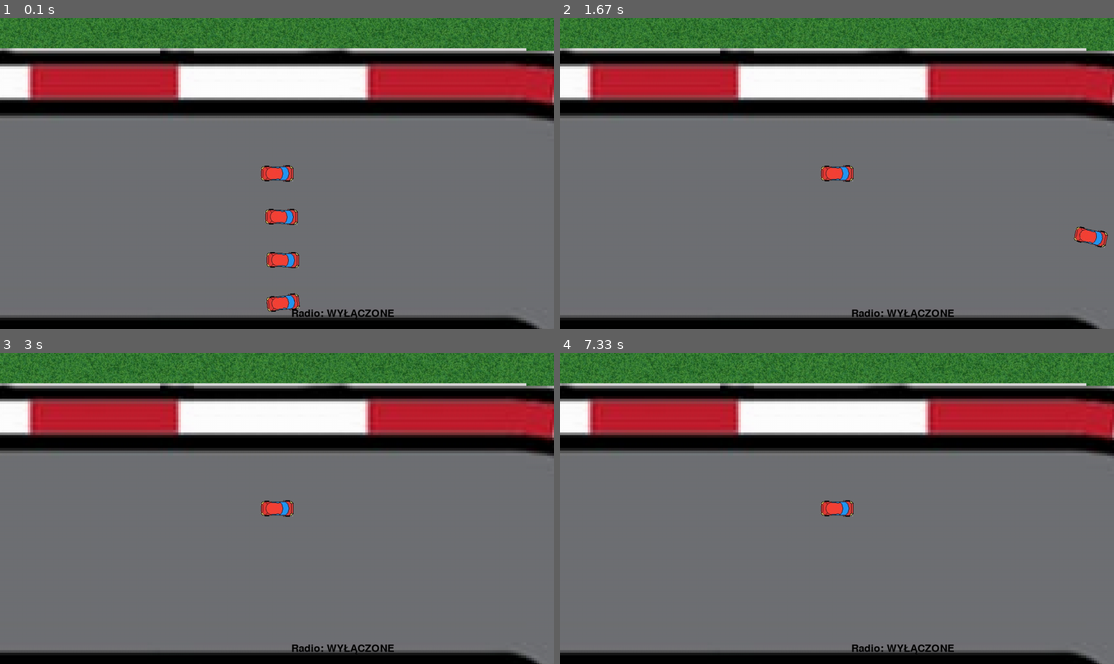
Above: before the commit, frames 1-4 (two rows, left to right).
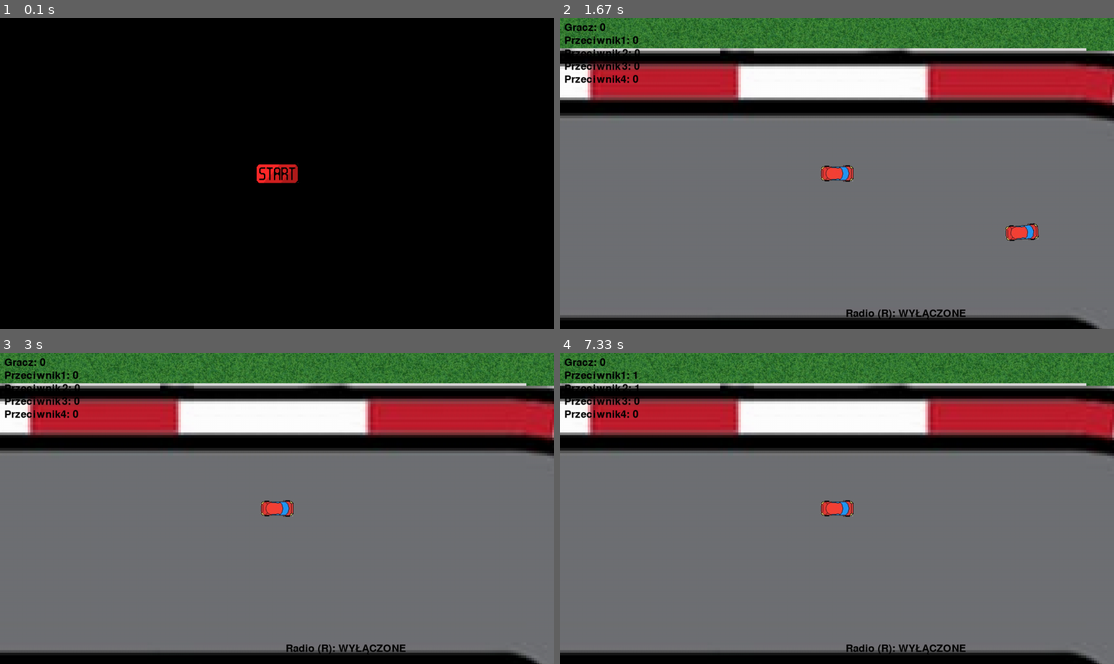
Above: after the commit, the same moments.

Repository: PiotrFurtak/Motorola
Game: pygame game, started from Main.py
Same seed, same stepped clock (60 frames per second), same inputs: the game is played once before the commit and once after it.
Inputs (mouse positions are in pixels of both pictures, inside the frame that each line leads up to):
- Up to frame 1 (0.1 s): no input
- Up to frame 2 (1.67 s): click (837, 173) at 0.38 s
- Up to frame 3 (3 s): no input
- Up to frame 4 (7.33 s): click (676, 489) at 6.72 s; click (753, 598) at 7.05 s

The runs differ from the first frame. In frame 1, 90% of the frame differs, in the area x 0-100%, y 0-100%; in frame 2, 1.6%; in frame 3, 1.0%; in frame 4, 1.0%.

Commit message:
Interfejs

Diff:
--- a/Car.py
+++ b/Car.py
@@ -1,5 +1,6 @@
 from Sprite import Sprite
 from math import cos,sin,radians,copysign
+from time import time
 import pygame
 
 class Car(Sprite):
@@ -21,7 +22,9 @@
         self.Yvelocity = 0
         self.drift = 0
         self.tile_id = 0
-        self.loops = 0
+        self.laps = 0
+        self.laps_times = [time()]
+        self.best_lap_time = 1000000
         self.point = Sprite(self.window,(0,0),pygame.image.load("imgs/point.png"),(2,2),0)
 
     def draw(self,x,y):
@@ -100,22 +103,27 @@
         self.set_position(self.last_pos[0:2])
         self.set_angle(self.last_pos[2])
 
-    def is_next_loop(self,oTrack):
+    def is_next_lap(self,oTrack):
         if oTrack == None:
             return 0
         new_tile_id = oTrack.id
         if new_tile_id < 3 and self.tile_id > 10:
+            if self.laps != len(self.laps_times)-1:
+                return 1
+            self.laps_times.append(time())
+            if self.laps_times[-1] - self.laps_times[-2] < self.best_lap_time:
+                self.best_lap_time = self.laps_times[-1] - self.laps_times[-2]
             return 1
         elif self.tile_id < 3 and new_tile_id > 10:
             return -1
         return 0
 
-    def set_loops(self):
+    def set_laps(self):
         oTrack = self.find_tile(self.coords)
         if oTrack == None:
             return
         new_tile_id = oTrack.id
-        self.loops += self.is_next_loop(oTrack)
+        self.laps += self.is_next_lap(oTrack)
         self.tile_id = new_tile_id
 
     def find_tile(self,coords):
--- a/Game.py
+++ b/Game.py
@@ -3,12 +3,14 @@
 from ai import *
 from Track import *
 from Radio import CarRadio  # Zaimportowanie klasy CarRadio
+from time import time
 pygame.init()
 
 class Game:
     def __init__(self, window):
         self.running = False
         self.WHITE = (255, 255, 255)
+        self.BLACK = (0, 0, 0) # Kolor czarnego tła
         self.window = window
         self.WINDOW_WIDTH, self.WINDOW_HEIGHT = window.get_size()
         self.clock = pygame.time.Clock()
@@ -37,7 +39,12 @@
         ai_amount = 4
         self.enemies = tuple([ai(self.window,self.track,(0,-1000+100*i),pygame.image.load("imgs/red-car.png"),(38,19),i+1,self.player) for i in range(ai_amount)])
         self.allCars = tuple([self.player]+list(self.enemies))
+        self.max_laps = 3  # Maksymalna liczba okrążeń do zakończenia gry
+        self.scores = []
+        self.winners = []
+        self.begginingTime = time()
         self.game_loop()
+
 
     def handle_events(self):
         for event in pygame.event.get():
@@ -55,16 +62,10 @@
 
             elif event.type == pygame.KEYUP:
                 self.pressed_keys.discard(event.key)
-            elif event.type == pygame.MOUSEBUTTONDOWN:
-                pass
-                # values = self.find_pixel_values(self.get_real_point(event.pos))
-                # if values != None:
-                #     print(values)
 
         self.player.get_pressed_keys(self.pressed_keys)
 
     def draw(self):
-
         # Obliczenie relatywnych pozycji x,y i wycentrowanie
         x = self.WINDOW_WIDTH//2-self.player.x
         y = self.WINDOW_HEIGHT//2-self.player.y
@@ -84,10 +85,39 @@
             y = self.WINDOW_HEIGHT//2-self.enemies[follow_enemy-1].y
 
         self.window.blit(self.buffered,(x-4000,y-4000))
-        for oCar in self.allCars[::-1]:
+        self.player.draw(x,y)
+        laps_text = self.font.render(f"Gracz: {self.player.laps}", True, self.BLACK)
+        self.window.blit(laps_text, (10, 10))
+        for oCar in self.enemies:
             oCar.draw(x,y)
+            enemy_laps_text = self.font.render(f"Przeciwnik{oCar.car_id}: {oCar.laps}", True, self.BLACK)
+            self.window.blit(enemy_laps_text, (10, 10+30*oCar.car_id))
         if self.radio:
             self.radio.draw()
+
+    def check_winner(self, oCar):
+        if oCar.laps >= self.max_laps and oCar not in self.winners:
+            self.winners.append(oCar)
+            self.scores.append((oCar,time()-self.begginingTime,oCar.best_lap_time))
+            if oCar == self.player:
+                self.aproximate_scores()
+                self.running = False
+
+    def aproximate_scores(self):
+        all_times = {}
+        max_score = self.max_laps*(len(self.track))*1000+130
+        for enemy in self.enemies:
+            if enemy in self.winners:
+                continue
+            x,_ = enemy.find_pixel_values(enemy.coords)
+            enemy_score = enemy.laps*(len(self.track))*1000+x
+            aproximated_time = (time()-self.begginingTime)*max_score/enemy_score
+            while aproximated_time in all_times.keys(): aproximated_time += 0.01
+            all_times.setdefault(aproximated_time,enemy)
+        list = sorted(all_times.keys())
+        for key in list:
+            self.scores.append((all_times[key],key,all_times[key].best_lap_time))
+
 
     def check_collisions(self,oCar:Car):
         for otherCar in self.allCars:
@@ -100,7 +130,6 @@
 
                 oCar.drift, otherCar.drift = 100, 100
 
-
     def game_loop(self):
         self.running = True
         while self.running:
@@ -112,13 +141,9 @@
             [(enemy.enemy_move(), self.check_collisions(enemy)) for enemy in self.enemies]
 
 
-            self.player.set_loops() # Uaktualniamy aktualną pętlę gracza
-            #
-            # Składnia do licznika pętli:
-            #
-            # print(self.player.loops)
-            #
-
+            self.player.set_laps()
+            [enemy.set_laps() for enemy in self.enemies]
+            [self.check_winner(oCar) for oCar in self.allCars]
 
             num = random.randint(1, 1)
             if self.radio is None:
--- a/Main.py
+++ b/Main.py
@@ -15,21 +15,27 @@
 
 def start_game():
     oGame = Game(window)
-start_game()
+    scores = oGame.scores
+    return scores
+def draw_table(scores):
+    window.fill((0,0,0))
+    for oCar, time,best_lap_time in scores:
+        print(oCar.car_id,round(time,3),round(best_lap_time,3))
+
 def main_loop():
     while True:
         for event in pygame.event.get():
             if event.type == pygame.QUIT:
-                # Zakończenie działania programu
                 pygame.quit()
                 exit()
             elif event.type == pygame.MOUSEBUTTONDOWN:
-                # Lewy przycisk myszy
                 if event.button == 1:
-                    # Sprawdź czy najechano na jakiś przycisk
                     if startButton.isClicked(event.pos):
-                        # Uruchom grę
-                        start_game()
+                        scores = start_game()
+                        if scores:
+                            draw_table(scores)
+                            input()
+
             elif event.type == pygame.KEYDOWN:
                 if event.key == pygame.K_ESCAPE:
                     pygame.quit()
--- a/Radio.py
+++ b/Radio.py
@@ -26,6 +26,6 @@
             self.radio_on = True
 
     def draw(self):
-        status_text = f"Radio: {music_dict[self.music_file]}" if self.radio_on else "Radio: WYŁĄCZONE"
+        status_text = f"Radio (R): {music_dict[self.music_file]}" if self.radio_on else "Radio (R): WYŁĄCZONE"
         text = self.font.render(status_text, True, (0, 0, 0))
         self.screen.blit(text, (self.width // 1.7 - text.get_width() // 3, self.height // 1.07))
--- a/Track.py
+++ b/Track.py
@@ -29,9 +29,9 @@
                 if reverse:
                     angle = pi/2 - angle
 
-                middle_rate = 65*width/130    # radius of middle of track width
-                value_x = angle*180/pi             # Bended geometry
-                value_y = radius-middle_rate       # Bended geometry
+                middle_rate = 65*width/130
+                value_x = angle*180/pi
+                value_y = radius-middle_rate
 
                 column.append((value_x,value_y))
             values.append(column)
--- a/ai.py
+++ b/ai.py
@@ -29,20 +29,20 @@
                 value = -0.03*(y)**2+150+x
                 if -10 > y > -20:
                     value += 500
-                value += self.is_next_loop(self.find_tile(coords)) * 100000
+                value += self.is_next_lap(self.find_tile(coords)) * 100000
 
             case 2:
                 value = 2*x
 
                 if abs(y) > 20:
                     value -= 100000
-                value += self.is_next_loop(self.find_tile(coords)) * 100000
+                value += self.is_next_lap(self.find_tile(coords)) * 100000
 
             case 3:
                 value = x
                 if abs(y) > 25:
                     value -= 100000
-                value += self.is_next_loop(self.find_tile(coords)) * 100000
+                value += self.is_next_lap(self.find_tile(coords)) * 100000
 
                 distance = ((self.player.coords[0]-coords[0])**2 + (self.player.coords[1]-coords[1])**2)**(1/2)
 
@@ -68,7 +68,7 @@
                     value = -0.03*(y)**2+150+x
                 # if -10 > y > -20:
                 #     value += 500
-                value += self.is_next_loop(self.find_tile(coords)) * 100000
+                value += self.is_next_lap(self.find_tile(coords)) * 100000
 
         return value
 
@@ -123,7 +123,7 @@
             self.set_angle(angle)
         self.bonus_conditions()
         self.move()
-        self.set_loops()
+        self.set_laps()
         self.point.set_position(coords_max)
 
     def bonus_conditions(self):
